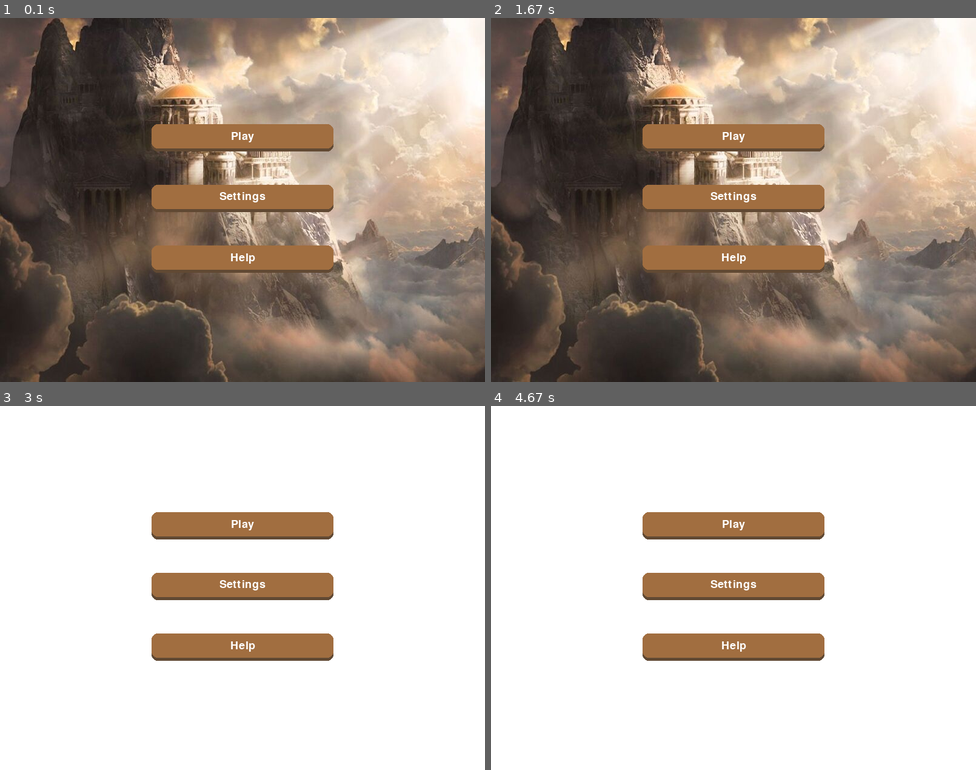
Above: before the commit, frames 1-4 (two rows, left to right).
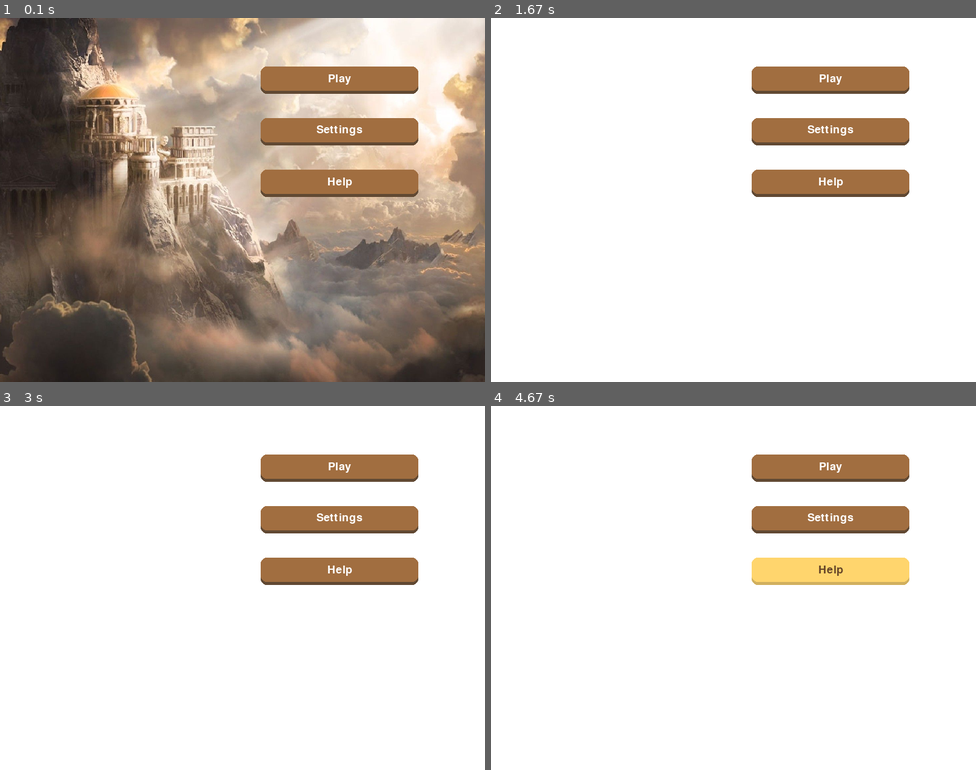
Above: after the commit, the same moments.

Repository: RodrigoSdeCarvalho/Project-Zeus-Pygame
Game: pygame game, started from prototipo/Game.py
The game is run twice, just before and just after one commit, with the same random seed, the same clock (stepped at 60 frames per second) and the same inputs.
Inputs (mouse positions are in pixels of both pictures, inside the frame that each line leads up to):
- Up to frame 1 (0.1 s): no input
- Up to frame 2 (1.67 s): click (888, 189) at 0.38 s; click (733, 221) at 0.72 s; click (806, 72) at 1.05 s; click (912, 327) at 1.38 s
- Up to frame 3 (3 s): click "Play" at 2.22 s; click (227, 526) at 2.55 s; click (339, 558) at 2.88 s
- Up to frame 4 (4.67 s): click (859, 555) at 3.22 s; click (883, 580) at 3.55 s; click (835, 522) at 3.88 s; click (592, 518) at 4.22 s; click (752, 573) at 4.55 s

The runs differ from the first frame. In frame 1, 67% of the frame differs, in the area x 0-100%, y 0-100%; in frame 2, 97%; in frame 3, 13%; in frame 4, 13%.

Commit message:
Background image resized and buttons position altered

Diff:
--- a/prototipo/Menu/MainMenu.py
+++ b/prototipo/Menu/MainMenu.py
@@ -10,11 +10,11 @@
     def __init__(self, surface):
         self.window = surface
 
-        self.__buttons = [Play('Play', 300, 40, 250, 180, 5, '#614933', '#614933'),
-                          Settings('Settings', 300, 40, 250, 280, 5, '#614933', '#614933'),
-                          Help('Help', 300, 40, 250, 380, 5, '#614933', '#614933')]
+        self.__buttons = [Play('Play', 260, 40, 430, 85, 5, '#614933', '#614933'),
+                          Settings('Settings', 260, 40, 430, 170, 5, '#614933', '#614933'),
+                          Help('Help', 260, 40, 430, 255, 5, '#614933', '#614933')]
 
-        self.__menu_background = pygame.image.load("prototipo\Images\menu_background.jpg")
+        self.__menu_background = pygame.transform.scale(pygame.image.load("prototipo\Images\menu_background.png"), (800, 600))
 
     @property
     def buttons(self):
Binary file removed: prototipo/Images/menu_background.jpg
Binary file added: prototipo/Images/menu_background.png
